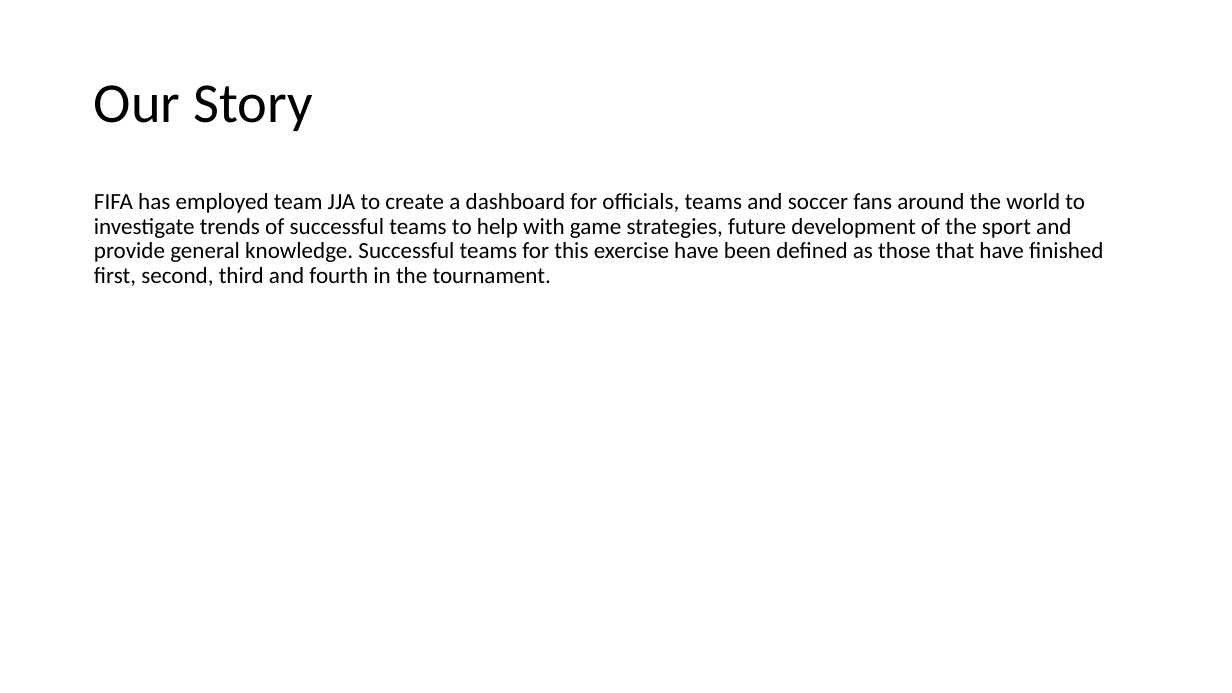
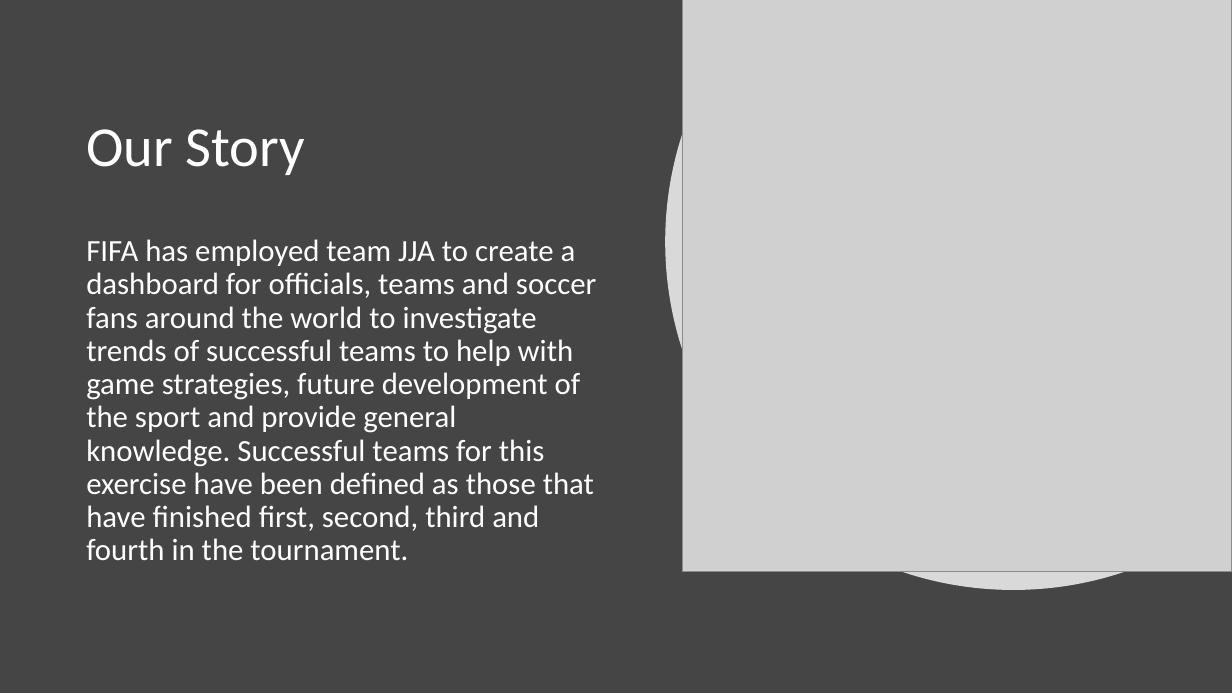
Before and after one commit to johnwanng/projectTWO, a slide deck: slide 3 of FIFA World Cup Presentation.pptx. Drawn at 1232x693 pixels with LibreOffice and Linux fonts; fonts in the diff are those of the drawing; grey boxes stand for pictures. Boxes give left, top, right and bottom in pixels: in the first picture for what was removed or moved away, otherwise in the second. Text is boxed around its words. In the diff, an @@ line names an element or a change of style, - is before the commit and + after.

Commit message:
Add files via upload
Final version

```diff
--- a/FIFA World Cup Presentation.pptx
+++ b/FIFA World Cup Presentation.pptx
@@ background #FFFFFF to #454545 @@
@@ freeform shape added at <box>665,0,1232,591</box>, fill #FFFFFF at 80% opacity @@
@@ picture added at <box>682,0,1232,571</box> @@
@@ title "Our Story": place and size @@
-title "Our Story" at <box>94,85,312,131</box>
+title "Our Story" at <box>86,129,305,175</box>
@@ title "Our Story" at <box>86,129,305,175</box>: text colour #000000 to #FFFFFF @@
@@ text "FIFA has employed team JJA ...": place and size @@
-text "FIFA has employed team JJA ..." at <box>94,193,1103,286</box>
+text "FIFA has employed team JJA ..." at <box>86,239,596,560</box>
@@ text "FIFA has employed team JJA ..." at <box>86,239,596,560</box>: size 18 to 24 pt, text colour #000000 to #FFFFFF @@
```
Also in this commit, not shown: 7 other slides changed, 1 slide added, 1 slide removed.
